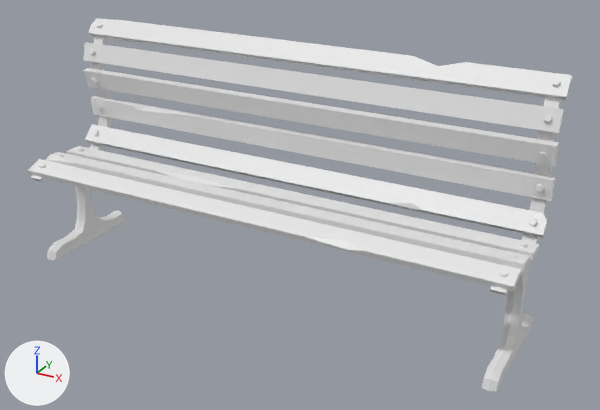
A saved change to the glTF model models/synty/SM_Prop_Bench_Seat_01.glb.
Both versions are drawn from a 50 mm lens placed at (1.65, -2.72, 1.8), pointed at (0.13, 0.05, 0.42). Arrows for +X, +Y and +Z are at lower left; the lights stay in place. The first picture is the older version. Where no turn or scale is listed for an object, it has been applied to the vertices.

In view in the first picture: 'SM_Prop_Bench_Seat_01'.
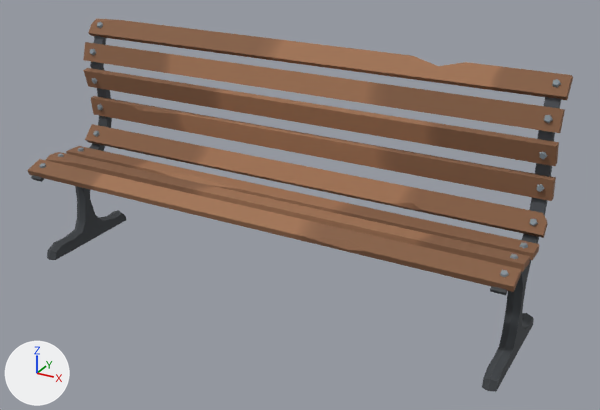
Boxes [x1, y1, x2, y2] around the edits, measured in the pictures (600 x 410 px):
'SM_Prop_Bench_Seat_01', recoloured (white to brown)
    both: [27, 19, 573, 392]

What the commit changed:
Picture 'PolygonPalmCity_01_A' (img_polygonpalmcity_01_a) is new.
Material 'atlas' (mat_atlas) is new.
Its texture is img_polygonpalmcity_01_a.
Its roughness is 0.9.
me_mesh has 499 vertices, 846 faces and spans x -1.1..1.1, y -0.26..0.32, z 0.0..1.04.
me_mesh gains material mat_atlas (picture img_polygonpalmcity_01_a).
